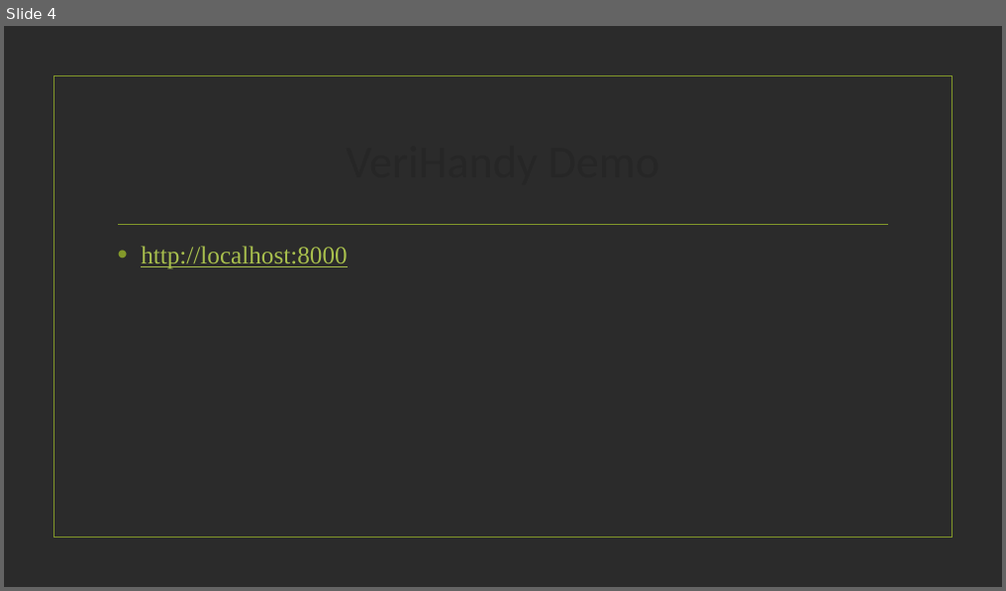
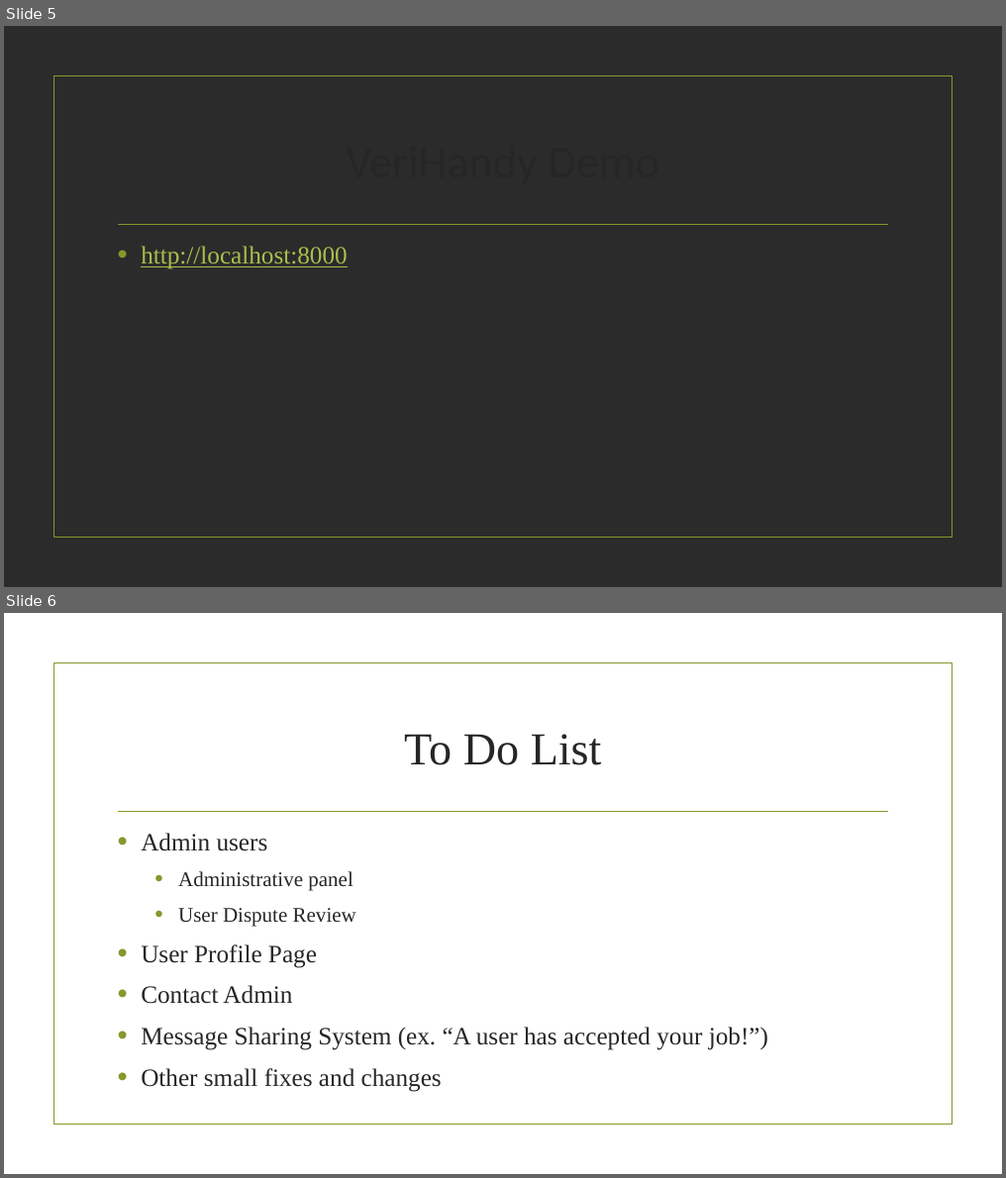
Before and after one commit to jjumbc/Software-Engineering-Group-project, a slide deck: Presentation/Spiral2.pptx. Shown one above the other, each under a label of ours: slide 4 before the commit, slides 5 and 6 after it. The pictures are 1006x591 and 1006x1178 pixels, drawn with LibreOffice and Linux fonts; fonts in the diff are those of the drawing; background and template pictures are left out; a plain dark background stands for a picture behind light text. Boxes give left, top, right and bottom in pixels: in the first picture for what was removed or moved away, otherwise in the second. Text is boxed around its words. In the diff, an @@ line names an element or a change of style, - is before the commit and + after.

```diff
--- a/Presentation/Spiral2.pptx
+++ b/Presentation/Spiral2.pptx
@@ slide 6 added at (4,613,1002,1174), background picture (left out); not listed: 2 template elements that a slide beside it also shows @@
@@ title added at (404,734,602,765), 44 pt, text #262626 @@
+To Do List
@@ text added at (141,833,768,1092), 24 pt, text #262626 @@
+• Admin users
+  • Administrative panel
+  • User Dispute Review
+• User Profile Page
+• Contact Admin
+• Message Sharing System (ex. “A user has accepted your job!”)
+• Other small fixes and changes
@@ what was slide 4 is now slide 5 @@
```
Also in this commit, not shown: 1 slide changed, 1 other slide added.
